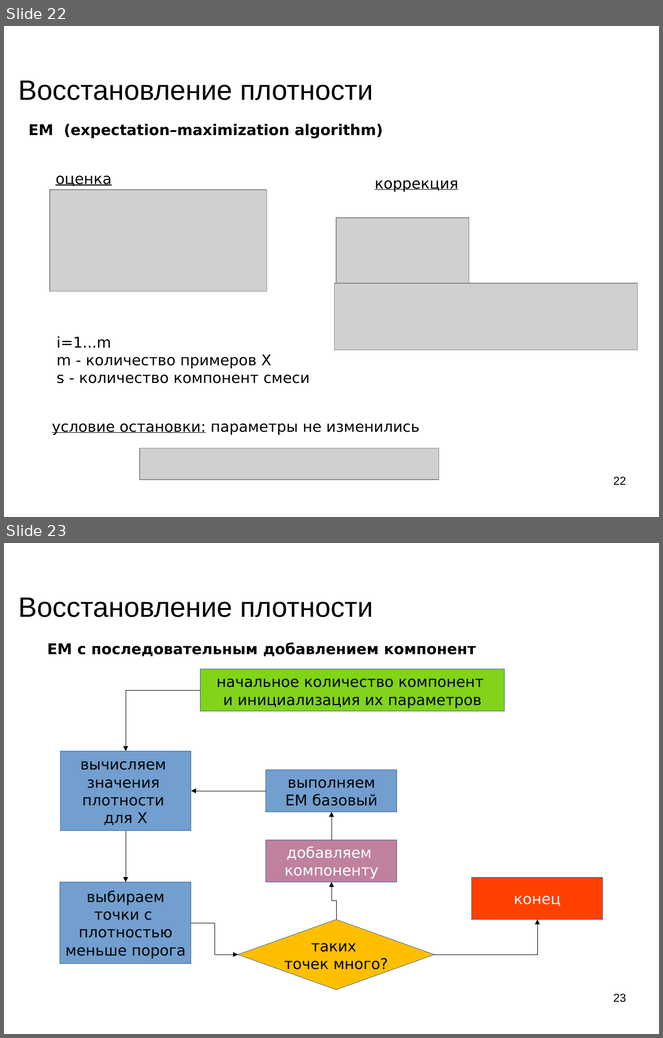
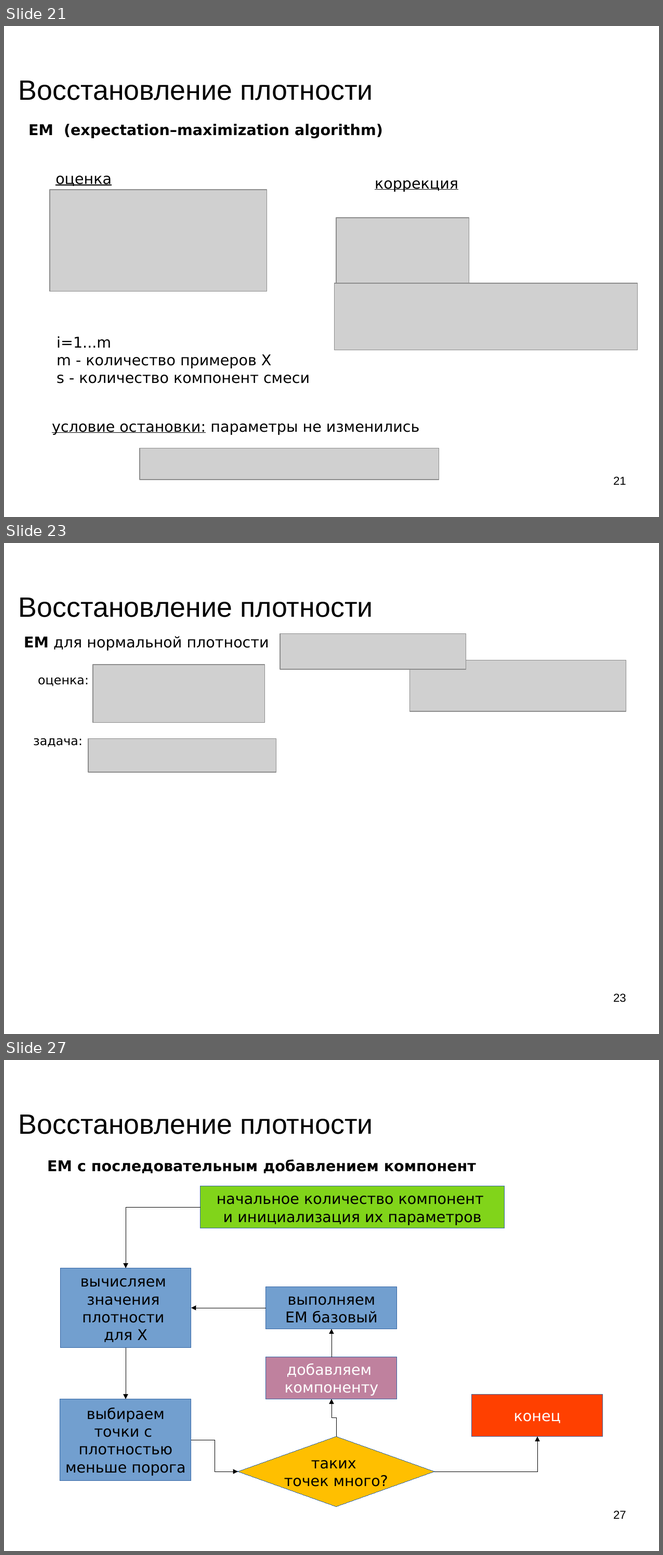
Before and after one commit to mechanoid5/ml_lectorium_legacy, a slide deck: 05-em.odp. Shown one above the other, each under a label of ours: slides 22 and 23 before the commit, slides 21, 23 and 27 after it; the slides between them are not shown. The pictures are 663x1038 and 663x1555 pixels, drawn with LibreOffice and Linux fonts; fonts in the diff are those of the drawing; grey boxes stand for pictures; background and template pictures are left out. Boxes give left, top, right and bottom in pixels: in the first picture for what was removed or moved away, otherwise in the second. Text is boxed around its words. In the diff, an @@ line names an element or a change of style, - is before the commit and + after.

```diff
--- a/05-em.odp
+++ b/05-em.odp
@@ slide 23 added at (4,543,659,1034), background picture (left out) @@
@@ title added at (18,598,373,617), 33.9 pt, text #000000 @@
+Восстановление плотности
@@ text added at (24,636,269,651), 18 pt, text #000000 @@
+EM для нормальной плотности
@@ picture added at (281,634,467,670) @@
@@ picture added at (93,665,265,722) @@
@@ picture added at (410,660,627,711) @@
@@ text added at (38,677,89,687), 15 pt, text #000000 @@
+оценка:
@@ text added at (33,738,83,747), 15 pt, text #000000 @@
+задача:
@@ picture added at (88,739,276,772) @@
@@ page number added at (613,994,626,1003), 14 pt, text #000000 @@
+23
@@ what was slide 22 is now slide 21 @@
@@ page number at (613,477,626,485): text changed @@
-22
+21
@@ what was slide 23 is now slide 27 @@
@@ page number at (613,1511,626,1519): text changed @@
-23
+27
```
Also in this commit, not shown: 6 slides changed, 7 other slides added, 1 slide removed, 2 other files.
